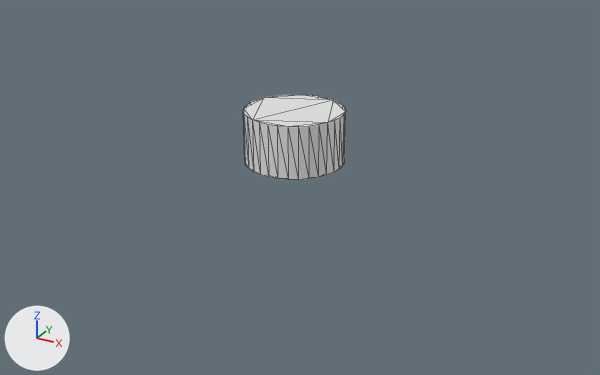
Renders of the glTF model bun.glb from each side of a commit.
Before and after are seen from a 50 mm camera at (37.1, -67.0, 24.3) aimed at (1.0, -1.3, -8.5). The axes (+X, +Y, +Z) are drawn at lower left. The lights are the same throughout. The first picture is the older version. Mesh edges are drawn as thin lines. Where no turn or scale is listed for an object, it has been applied to the vertices.

Objects in the first picture: 'Silinder.001'.
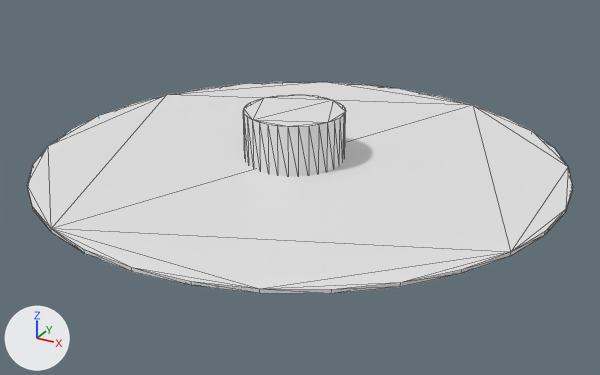
The change, as JSON lines over the scene's bpy script:
```json
{"op": "add", "block": "me_silinder_004", "code": ["me_silinder_004 = bpy.data.meshes.new('Silinder.004')", "me_silinder_004.from_pydata(...)  # a 32-sided cylinder along z spanning x -25.9..25.9, y -25.9..25.9, z -0.2..0.2"]}
{"op": "add", "block": "ob_silinder", "code": ["ob_silinder = bpy.data.objects.new('Silinder', me_silinder_004)", "ob_silinder.location = (0.0, 0.54, -6.16)"]}
```

What differs and where, as boxes [x1, y1, x2, y2] in the pictures (600 x 375 px):
```json
{"object": "Silinder", "change": "added", "after": [27, 82, 573, 294]}
```
